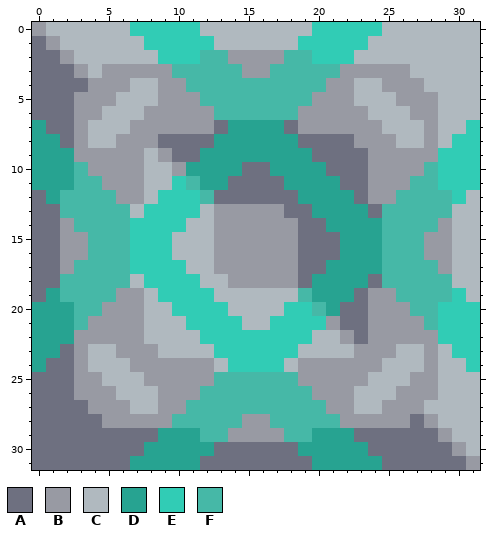
Edited in one commit: pixel-art sprite (sprites/blocks/randomiser.png). That is the earlier state.
The file is 32x32 pixels. Colours within 5 levels of each other are drawn and written as one.
Palette (. is transparent): A #6e7080  B #989aa3  C #b0b9bf  D #27a391  E #31ccb5  F #46b8a7
Pixels before, first column x 0:
 0 BCCCCCCEEEEECCCCCCCCEEEEECCCCCCC
 1 ABCCCCCCEEEEECCCCCCEEEEECCCCCCCC
 2 AABCCCCCCEEEFFBBBBFFEEECCCCCCCCC
 3 AAABCBBBBBFFFFFBBFFFFFBBBBBCCCCC
 4 AAAABBBCCBBFFFFFFFFFFBBCCBBBCCCC
 5 AAABBBCCCBBBFFFFFFFFBBBCCCBBBCCC
 6 AAABBCCCBBBBBFFFFFFBBBBBCCCBBCCC
 7 DAABCCCBBBBBBADDDDABBBBBBCCCBCCE
 8 DDABCCBBBAAAADDDDDDAAAABBBCCBCEE
 9 DDDBBBBBCBAADDDDDDDDAAAABBBBBEEE
10 DDDFBBBBCCBDDDDAADDDDAAABBBBFEEE
11 DDDFFBBBCCEFDDAAAADDDDAABBBFFEEE
12 ADFFFFBBCEEEFAAAAAADDDDABBFFFFEC
13 AAFFFFFCEEEECBBBBBAADDDDAFFFFFCC
14 AABFFFFEEEECCBBBBBBAADDDDFFFFBCC
15 AABBFFFEEECCCBBBBBBAAADDDFFFBBCC
16 AABBFFFEEECCCBBBBBBAAADDDFFFBBCC
17 AABFFFFEEEECCBBBBBBAADDDDFFFFBCC
18 AAFFFFFCEEEECCBBBBBADDDDAFFFFFCC
19 ADFFFFBBCEEEECCCCCCFDDDABBFFFFEC
20 DDDFFBBBCCEEEECCCCEEFDAABBBFFEEE
21 DDDFBBBBCCCEEEECCEEEEBAABBBBFEEE
22 DDDBBBBBCCCCEEEEEEEECCBABBBBBEEE
23 DDABCCBBBCCCCEEEEEECCCCBBBCCBCEE
24 DAABCCCBBBBBBCEEEECBBBBBBCCCBCCE
25 AAABBCCCBBBBBFFFFFFBBBBBCCCBBCCC
26 AAABBBCCCBBBFFFFFFFFBBBCCCBBBCCC
27 AAAABBBCCBBFFFFFFFFFFBBCCBBBCCCC
28 AAAAABBBBBFFFFFBBFFFFFBBBBBABCCC
29 AAAAAAAAADDDFFBBBBFFDDDAAAAAABCC
30 AAAAAAAADDDDDAAAAAADDDDDAAAAAABC
31 AAAAAAADDDDDAAAAAAAADDDDDAAAAAAB
After:
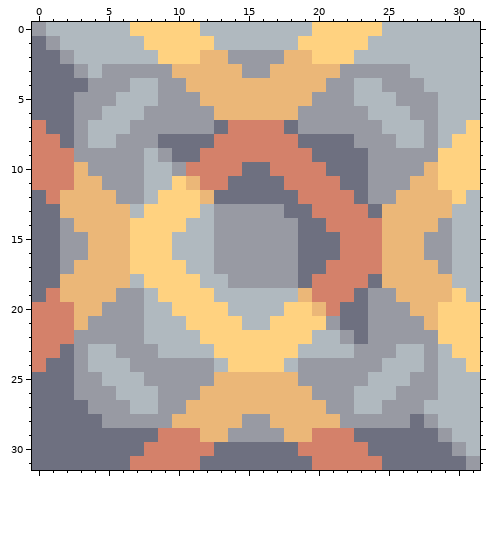
The exact change:
colour D: #27a391 -> #d4816a
colour E: #31ccb5 -> #ffd280
colour F: #46b8a7 -> #ebb778
